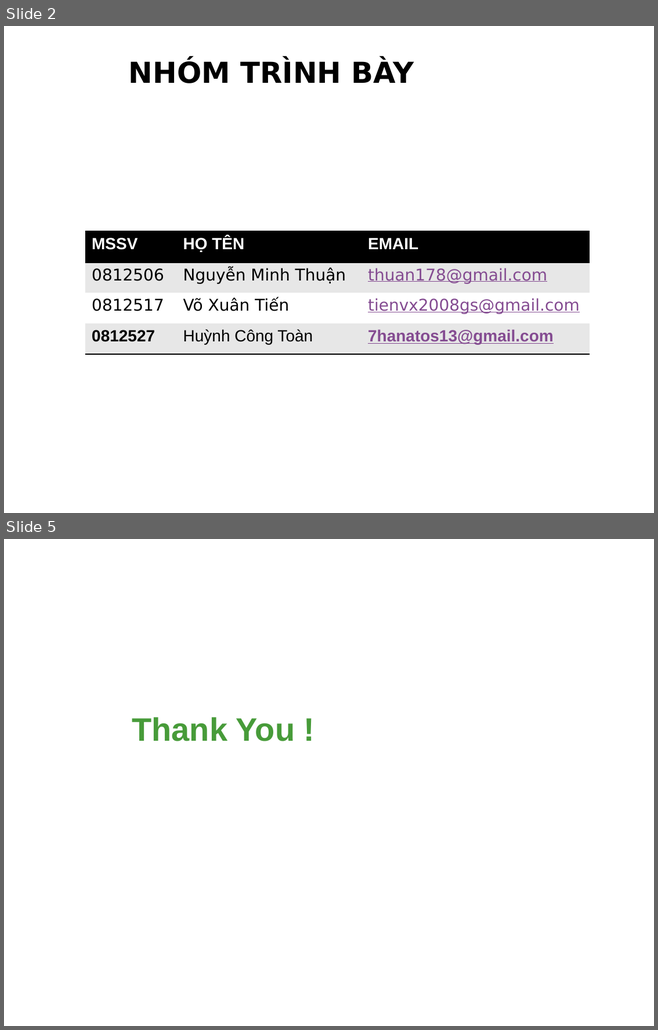
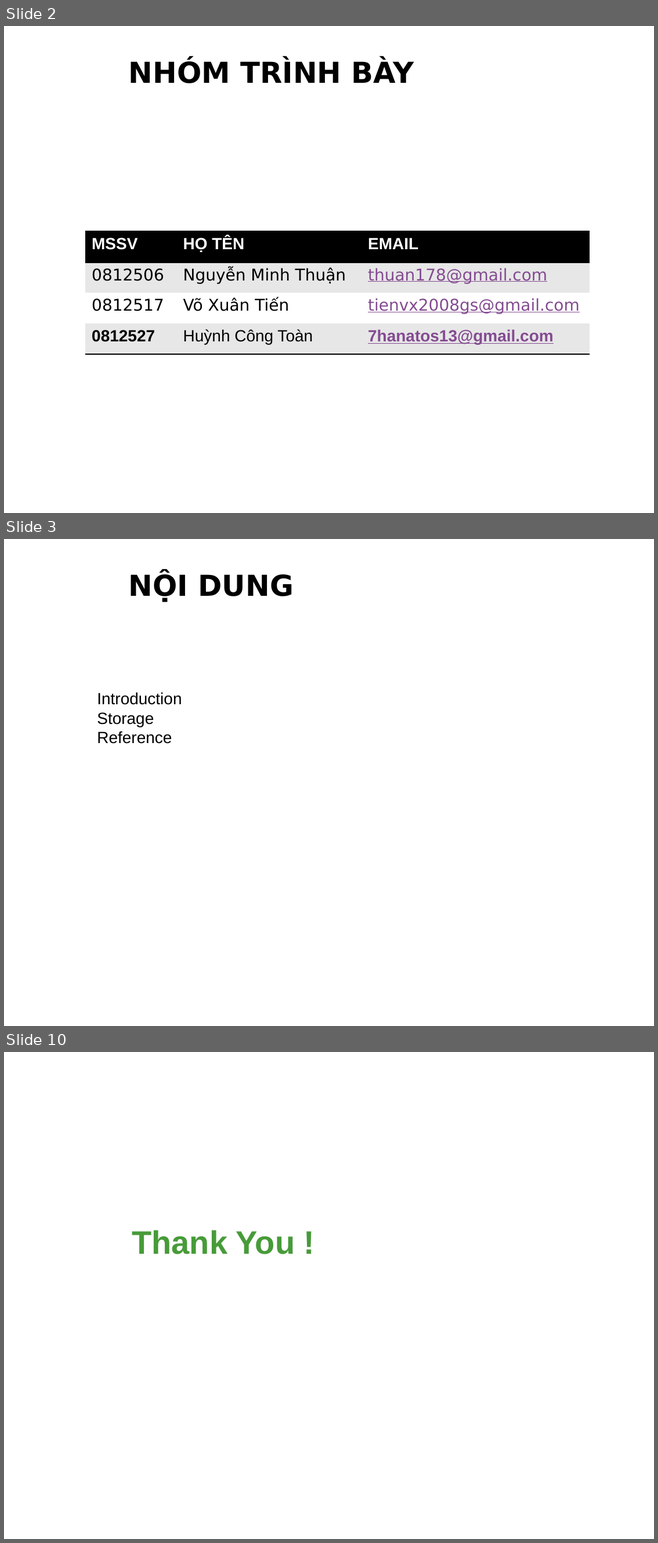
Before and after one commit to Alex7Huynh/lthd061727, a slide deck: Serminar Html5/1. Slide/HTML5.pptx. Shown one above the other, each under a label of ours: slides 2 and 5 before the commit, slides 2, 3 and 10 after it; the slides between them are not shown. The pictures are 658x1030 and 658x1543 pixels, drawn with LibreOffice and Linux fonts; fonts in the diff are those of the drawing; background and template pictures are left out. Boxes give left, top, right and bottom in pixels: in the first picture for what was removed or moved away, otherwise in the second. Text is boxed around its words. In the diff, an @@ line names an element or a change of style, - is before the commit and + after.

Commit message:
Cập nhật báo và slide phần Storage.

```diff
--- a/Serminar Html5/1. Slide/HTML5.pptx
+++ b/Serminar Html5/1. Slide/HTML5.pptx
@@ slide 3 added at <box>4,539,654,1026</box>, background picture (left out) @@
@@ title added at <box>129,572,293,602</box>, 32 pt, text #000000, bold @@
+NỘI DUNG
@@ text added at <box>97,692,181,744</box>, 18 pt, text #000000 @@
+Introduction
+Storage
+Reference
@@ what was slide 5 is now slide 10 @@
```
Also in this commit, not shown: 1 slide changed, 5 other slides added, 1 slide removed, 1 other file.
